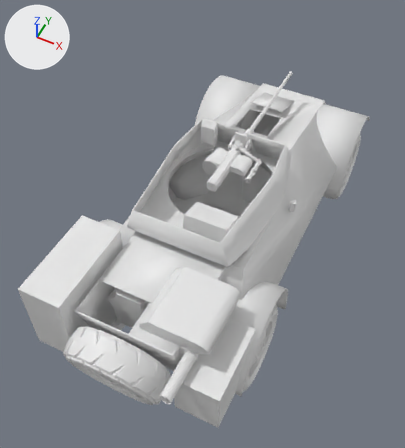
The Blender file Swedish Armored Reconnaissance/armoured car.blend: old version first, new version second.
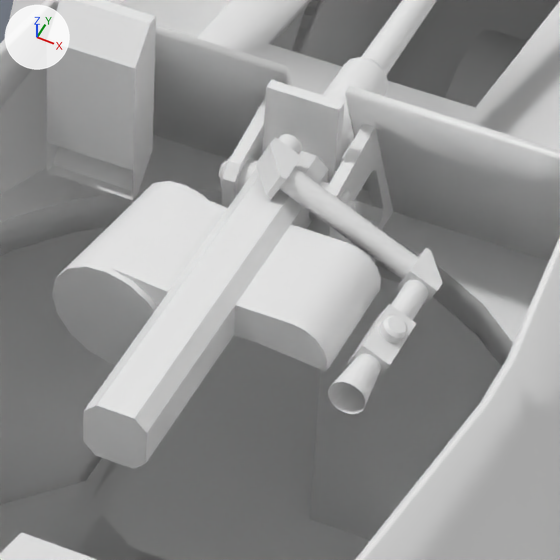
The first picture shows the older version from a camera (50 mm lens) standing at (1.596, -3.978, 5.109) and looking at (-0.011, -0.765, 1.093). The close-ups show both versions on the part from 48% to 69% of the width and 27% to 46% of the height of that picture. Lighting does not change. The marker at upper left points along +X, +Y and +Z.

The scene before the commit, as lines of its bpy script (objects in view):
```python
me_cube_007 = bpy.data.meshes.new('Cube.007')
me_cube_007.from_pydata(...)  # 10 vertices, 6 faces, 1 loose edge; spans x 0.0..0.4, y -0.15..0.206, z -0.165..1.0
me_cube_007.polygons.foreach_set('use_smooth', [True] * 6)
me_cube_009 = bpy.data.meshes.new('Cube.009')
me_cube_009.from_pydata(...)  # 31 vertices, 14 faces; spans x -0.68..0.0, y -1.09..1.81, z 0.5..1.19
me_cube_009.polygons.foreach_set('use_smooth', [True] * 14)
me_cylinder_001 = bpy.data.meshes.new('Cylinder.001')
me_cylinder_001.from_pydata(...)  # 604 vertices, 452 faces; spans x -0.25..0.29, y -0.6..1.48, z -0.17..0.15
me_cylinder_001.polygons.foreach_set('use_smooth', [True] * 452)
ob_floorboard = bpy.data.objects.new('Floorboard', me_cube_009)
ob_floorboard.location = (0.0, 0.05, 0.05)
_m = ob_floorboard.modifiers.new('Mirror', 'MIRROR')
ob_gun_20mm_001 = bpy.data.objects.new('Gun 20mm.001', me_cylinder_001)
ob_gun_20mm_001.location = (0.0, 0.0, 1.45)
ob_turret_radio = bpy.data.objects.new('Turret Radio', me_cube_007)
ob_turret_radio.location = (0.0, -1.1, 1.45)
# also in view: 'Commander Periscope' at (-0.325, 0.015, 1.505); 'Hull (Unmirrored)' at (0.0, -0.1, 0.827); 'Radio' at (0.6, -0.15, 1.7); 'Fuel Tanks' at (0.0, 0.365, 0.61); 'Chassis' at (0.0, -0.07, 0.54)
```
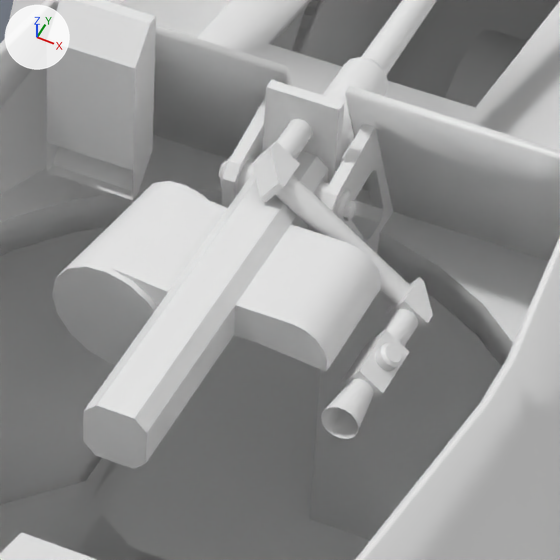
Pixel boxes (x1, y1, x2, y2) of what changed, in the close-ups (560 x 560 px; the box of a moved part takes in the faces that stretch with it):
'Gun 20mm.001', reshaped: before (52, 0, 442, 469); after (52, 0, 437, 469)
part 1 of me_cylinder_001, moved or reshaped: before (256, 134, 442, 414); after (252, 119, 433, 439)

The change, as a list of edits to the scene's bpy script:
```text
Change me_cylinder_001:
    where me_cylinder_001.from_pydata(...)  # 604 vertices, 452 faces; spans x -0.25..0.29, y -0.6..1.48, z -0.17..0.15
    used by ob_gun_20mm_001; location = (0.0, 0.0, 1.45)
    me_cylinder_001 part 1: 204 of 604 vertices moved; they spanned x -0.03..0.29, y -0.35..0.0, z -0.06..0.12 and now span x -0.03..0.29, y -0.35..0.04, z -0.12..0.12; mean shift (0.0, 0.0, -0.04); largest move (0.29, -0.07, -0.02) -> (0.28, -0.08, -0.08)
```
